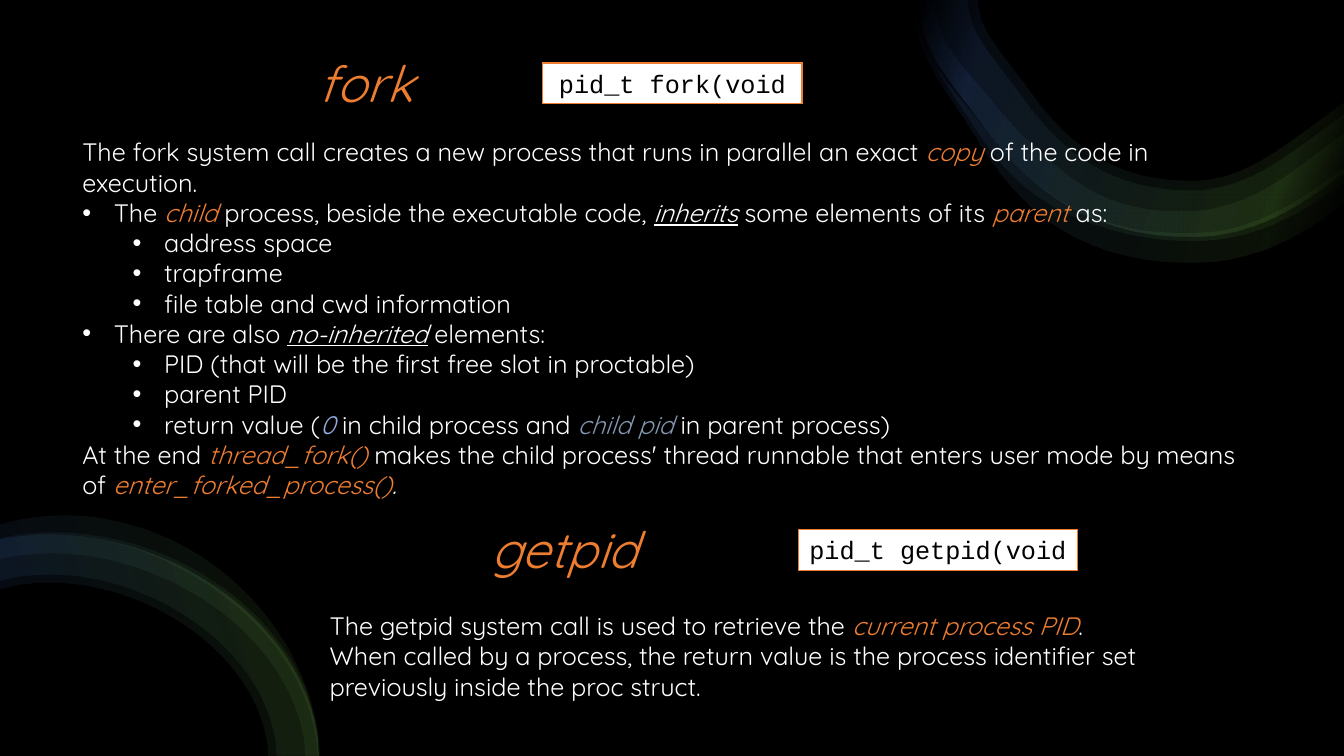
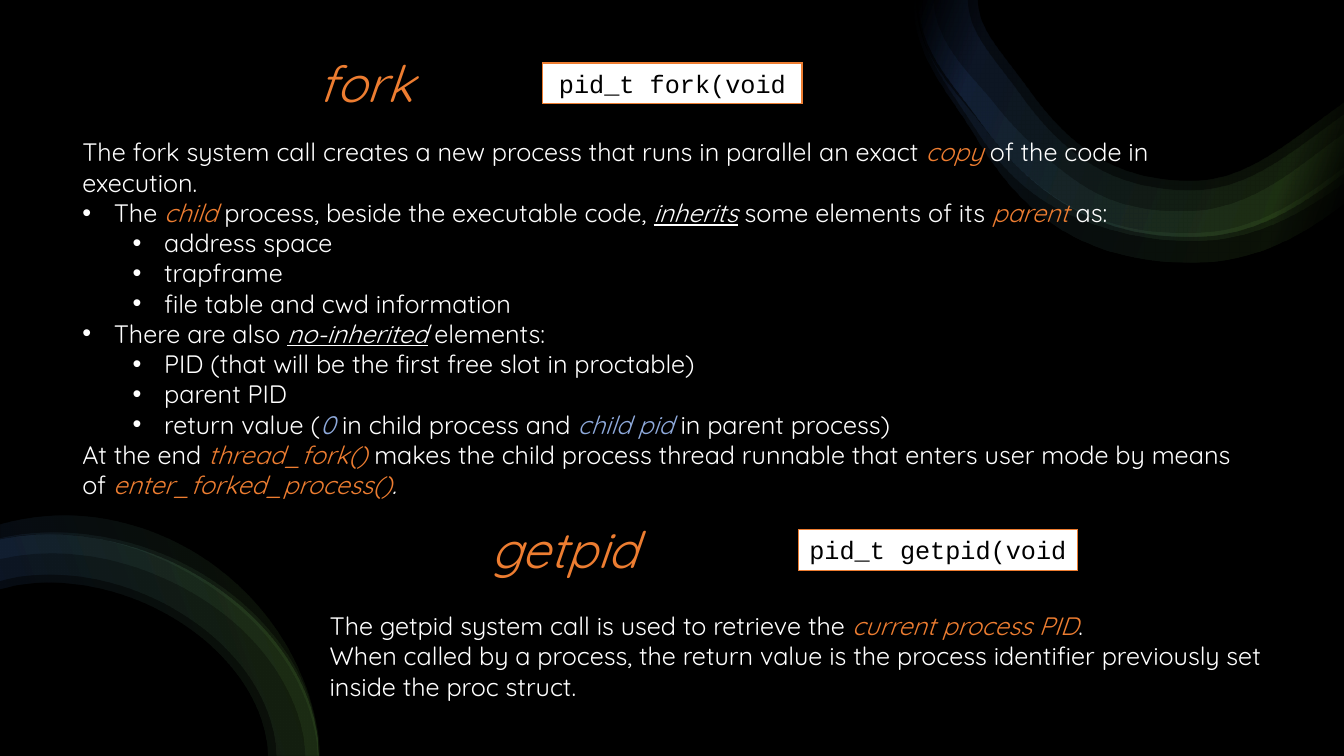
Before and after one commit to DavideAlta/OS161-shell, a slide deck: slide 6 of OS161-shell.pptx. Drawn at 1344x756 pixels with LibreOffice and Linux fonts; fonts in the diff are those of the drawing. Boxes give left, top, right and bottom in pixels: in the first picture for what was removed or moved away, otherwise in the second. Text is boxed around its words. In the diff, an @@ line names an element or a change of style, - is before the commit and + after.

```diff
--- a/OS161-shell.pptx
+++ b/OS161-shell.pptx
@@ text at (164,407,890,439): text colour #8497B0 to #8FAADC in "child pid" @@
@@ text at (82,437,1231,499): text changed @@
-At the end thread_fork() makes the child process' thread runnable that enters user mode by means of enter_forked_process().
+At the end thread_fork() makes the child process thread runnable that enters user mode by means of enter_forked_process().
@@ text at (330,639,1260,701): text changed @@
-When called by a process, the return value is the process identifier set previously inside the proc struct.
+When called by a process, the return value is the process identifier previously set inside the proc struct.
```
Also in this commit, not shown: 10 other slides changed.
